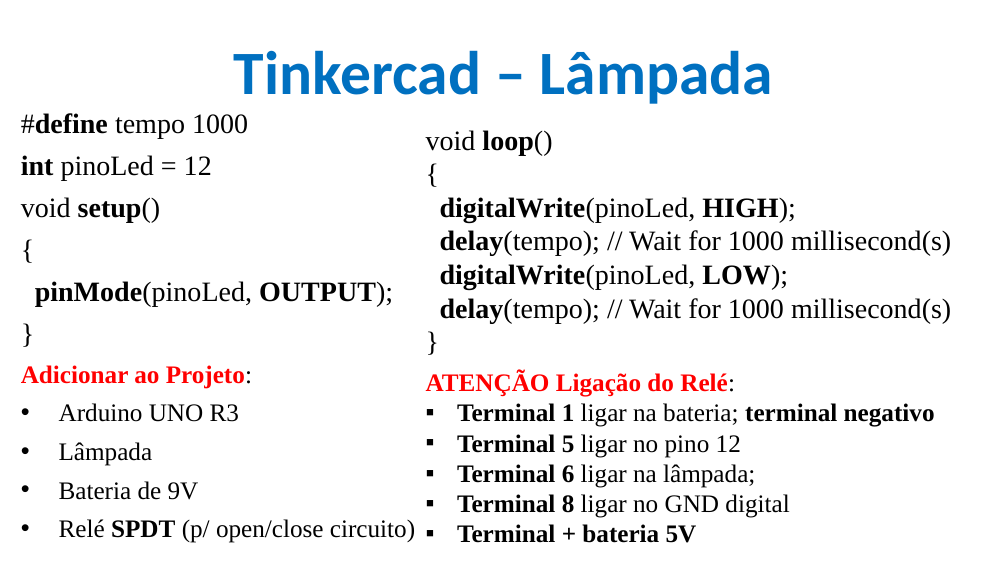
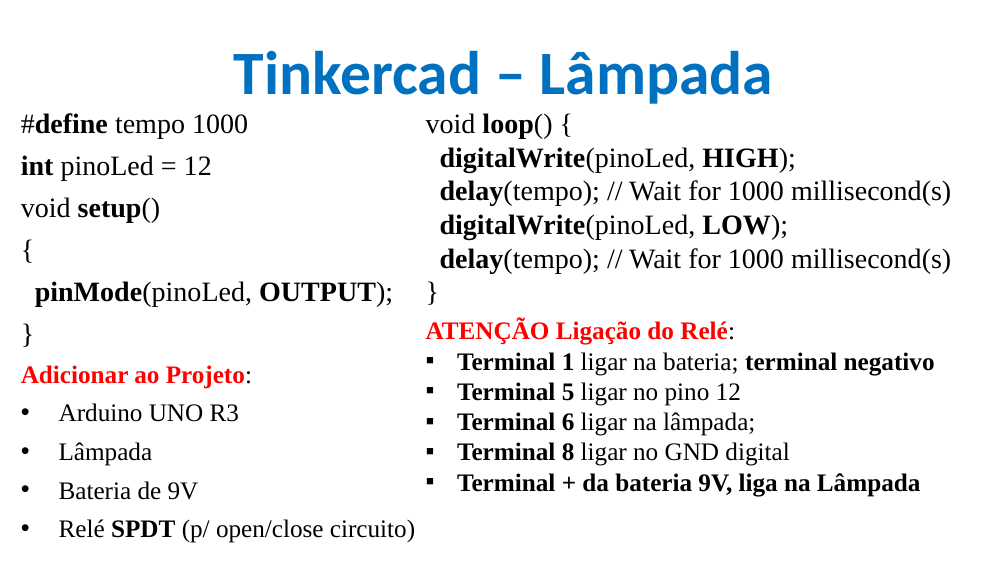
Before and after one commit to CloudEducationBrazil/WydenArea1ProgramacaoMicrocontroladores, a slide deck: slide 9 of 01 Classes/Aula 03.1 - Programação Microcontroladores - Arduino Tinkercad - Prática.pptx. Drawn at 1008x567 pixels with LibreOffice and Linux fonts; fonts in the diff are those of the drawing; background and template pictures are left out. Boxes give left, top, right and bottom in pixels: in the first picture for what was removed or moved away, otherwise in the second. Text is boxed around its words. In the diff, an @@ line names an element or a change of style, - is before the commit and + after.

Commit message:
arduino ajuste 06/09/2024 2024.2

```diff
--- a/01 Classes/Aula 03.1 - Programação Microcontroladores - Arduino Tinkercad - Prática.pptx
+++ b/01 Classes/Aula 03.1 - Programação Microcontroladores - Arduino Tinkercad - Prática.pptx
@@ text "void loop() {": place and size @@
-text "void loop() {" at (426, 130, 951, 323)
+text "void loop() {" at (426, 113, 951, 273)
@@ text at (426, 113, 552, 139): text changed @@
-void loop()
-{
+void loop() {
@@ text "ATENÇÃO Ligação do Relé:": place and size @@
-text "ATENÇÃO Ligação do Relé:" at (426, 371, 935, 543)
+text "ATENÇÃO Ligação do Relé:" at (426, 319, 935, 497)
@@ text at (457, 473, 921, 497): text changed @@
-▪ Terminal + bateria 5V
+▪ Terminal + da bateria 9V, liga na Lâmpada
```
